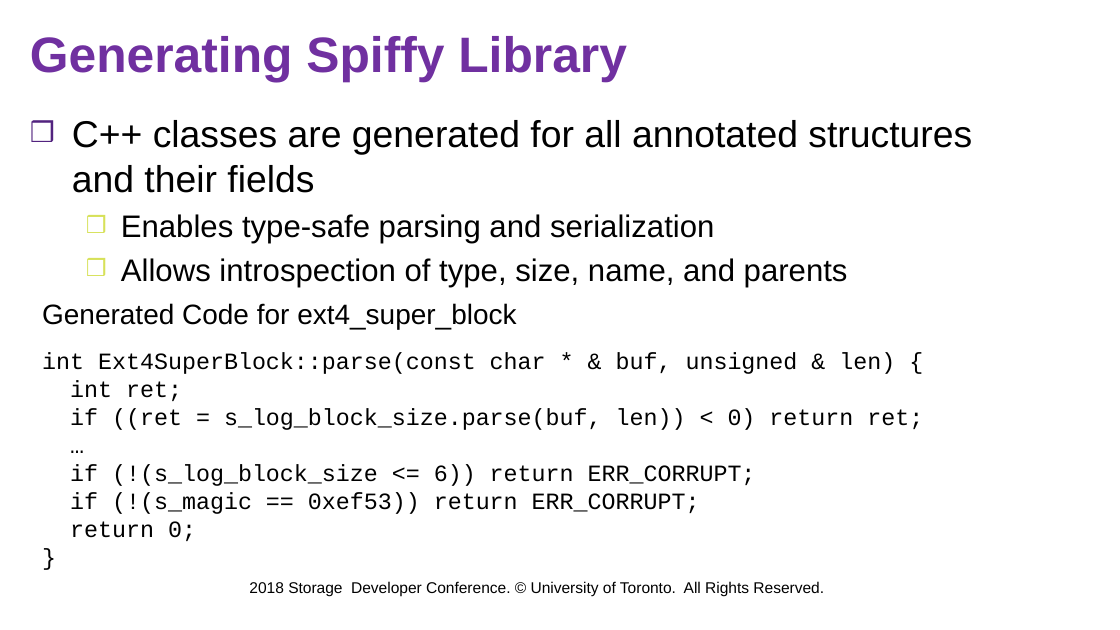
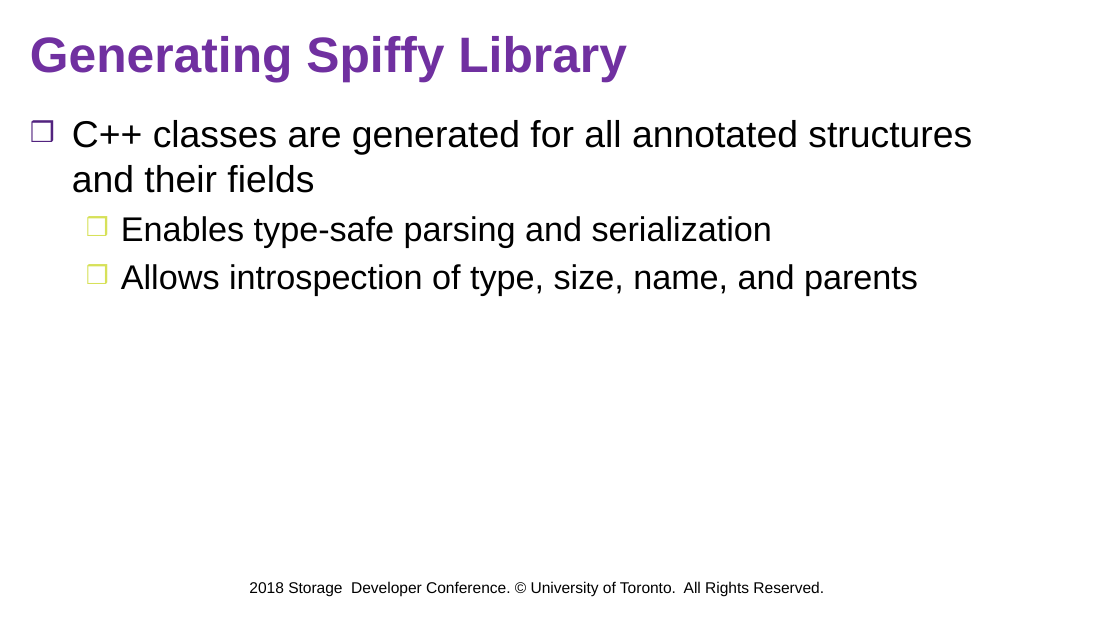
Before and after one commit to jacksun007/spiffy-paper, a slide deck: slide 31 of talk/sdc18_spiffy.pptx. Drawn at 1120x630 pixels with LibreOffice and Linux fonts; fonts in the diff are those of the drawing; background and template pictures are left out. Boxes give left, top, right and bottom in pixels: in the first picture for what was removed or moved away, otherwise in the second. Text is boxed around its words. In the diff, an @@ line names an element or a change of style, - is before the commit and + after.

```diff
--- a/talk/sdc18_spiffy.pptx
+++ b/talk/sdc18_spiffy.pptx
@@ text at (121, 216, 918, 295): size 20 to 22 pt in "Enables type-safe parsing and serialization", "Allows introspection of type, size, name, and ..." @@
@@ text removed at (42, 303, 516, 329) @@
-Generated Code for ext4_super_block
@@ text removed at (42, 353, 923, 541) @@
-int Ext4SuperBlock::parse(const char * & buf, unsigned & len) {
-int ret;
-if ((ret = s_log_block_size.parse(buf, len)) < 0) return ret;
-…
-if (!(s_log_block_size <= 6)) return ERR_CORRUPT;
-if (!(s_magic == 0xef53)) return ERR_CORRUPT;
-return 0;
-}
```
Also in this commit, not shown: 16 other slides changed, 3 slides added, 1 slide removed.
